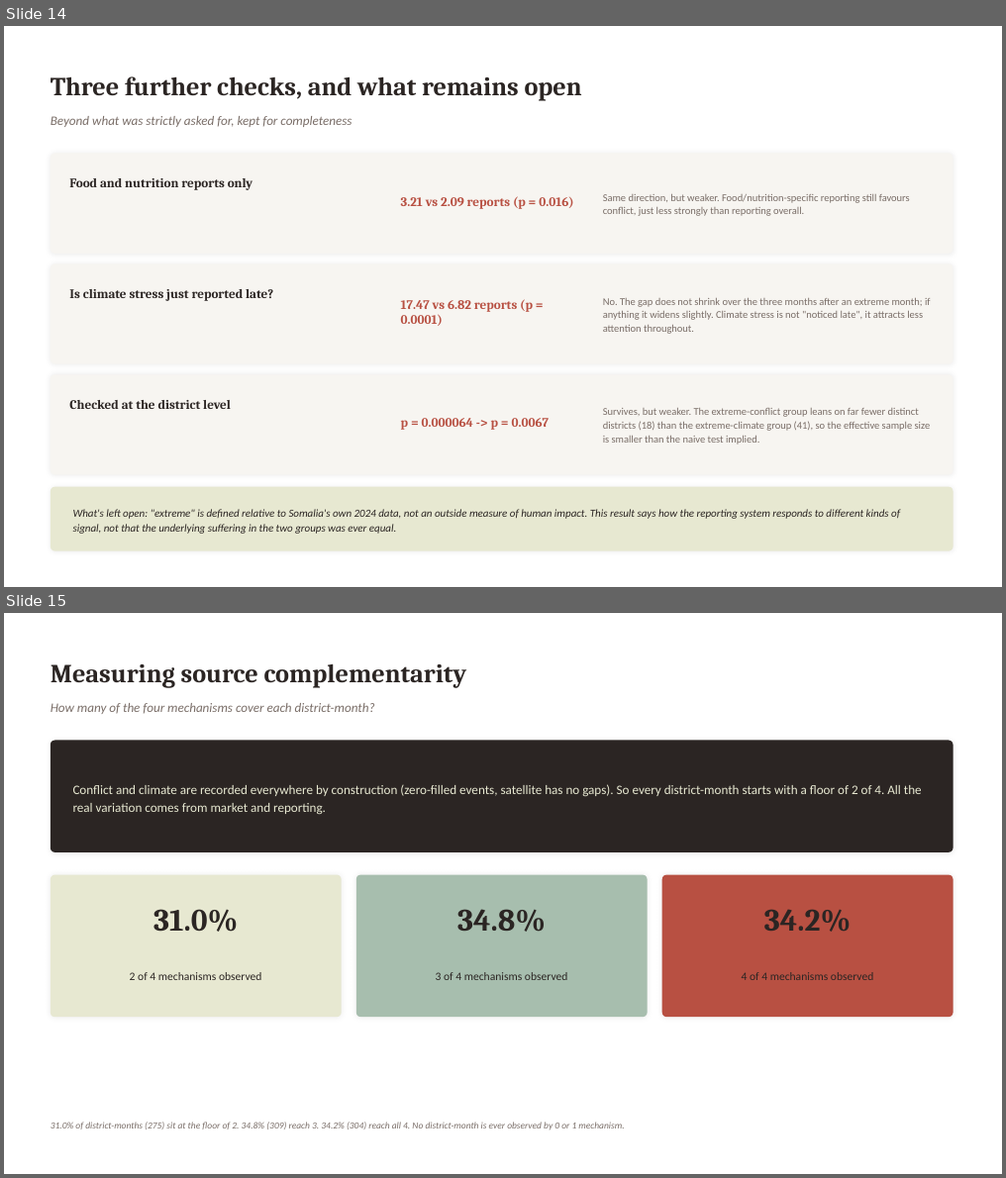
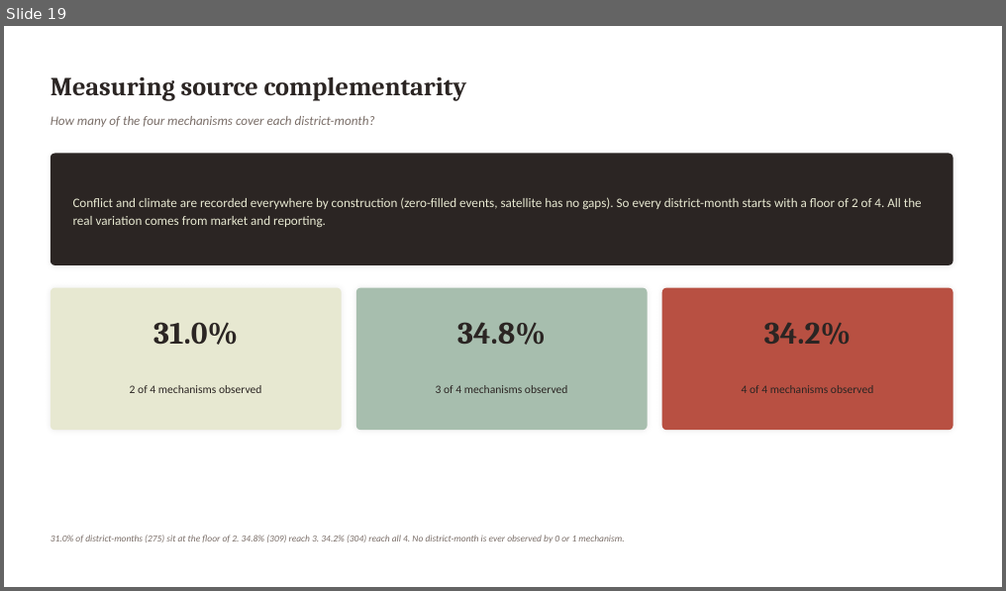
Before and after one commit to hcfgsqm2q7-lang/Dissertation---Samuel-Aracena, a slide deck: weekly_meetings/2026_08_17_slides.pptx. Shown one above the other, each under a label of ours: slides 14 and 15 before the commit, slide 19 after it. The pictures are 1006x1178 and 1006x591 pixels, drawn with LibreOffice and Linux fonts; fonts in the diff are those of the drawing. Boxes give left, top, right and bottom in pixels: in the first picture for what was removed or moved away, otherwise in the second. Text is boxed around its words. In the diff, an @@ line names an element or a change of style, - is before the commit and + after.

```diff
--- a/weekly_meetings/2026_08_17_slides.pptx
+++ b/weekly_meetings/2026_08_17_slides.pptx
@@ slide 14 removed at bbox=[4, 26, 1002, 587], background #FFFFFF @@
@@ text removed at bbox=[51, 76, 582, 101] @@
-Three further checks, and what remains open
@@ text removed at bbox=[51, 116, 351, 127] @@
-Beyond what was strictly asked for, kept for completeness
@@ rounded rectangle removed at bbox=[51, 154, 953, 254] @@
@@ text removed at bbox=[69, 178, 252, 190] @@
-Food and nutrition reports only
@@ text removed at bbox=[401, 196, 573, 209] @@
-3.21 vs 2.09 reports (p = 0.016)
@@ text removed at bbox=[603, 194, 910, 216] @@
-Same direction, but weaker. Food/nutrition-specific reporting still favours conflict, just less strongly than reporting overall.
@@ rounded rectangle removed at bbox=[51, 264, 953, 365] @@
@@ text removed at bbox=[69, 289, 273, 301] @@
-Is climate stress just reported late?
@@ text removed at bbox=[401, 299, 533, 326] @@
-17.47 vs 6.82 reports (p = 0.0001)
@@ text removed at bbox=[603, 298, 931, 334] @@
-No. The gap does not shrink over the three months after an extreme month; if anything it widens slightly. Climate stress is not "noticed late", it attracts less attention throughout.
@@ rounded rectangle removed at bbox=[51, 374, 953, 475] @@
@@ text removed at bbox=[69, 400, 231, 409] @@
-Checked at the district level
@@ text removed at bbox=[603, 408, 931, 445] @@
-Survives, but weaker. The extreme-conflict group leans on far fewer distinct districts (18) than the extreme-climate group (41), so the effective sample size is smaller than the naive test implied.
@@ text removed at bbox=[401, 418, 549, 430] @@
-p = 0.000064 -> p = 0.0067
@@ rounded rectangle removed at bbox=[51, 487, 953, 552] @@
@@ text removed at bbox=[73, 509, 900, 534] @@
-What's left open: "extreme" is defined relative to Somalia's own 2024 data, not an outside measure of human impact. This result says how the reporting system responds to different kinds of signal, not that the underlying suffering in the two groups was ever equal.
@@ what was slide 15 is now slide 19 @@
```
Also in this commit, not shown: 8 slides changed, 5 slides added, 1 other file.
